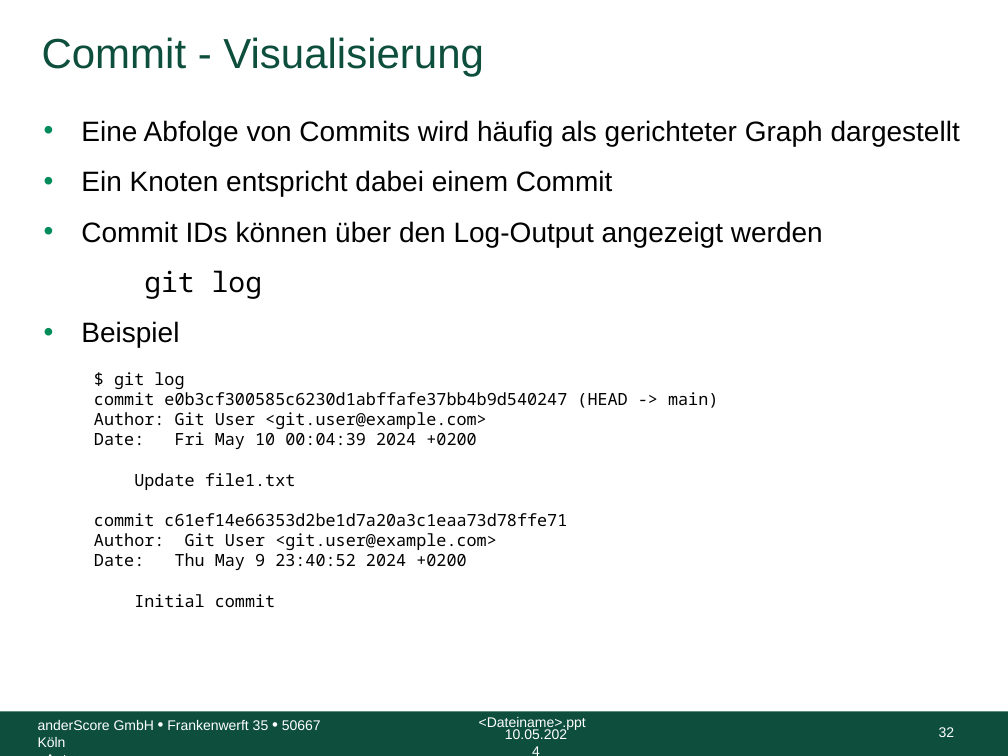
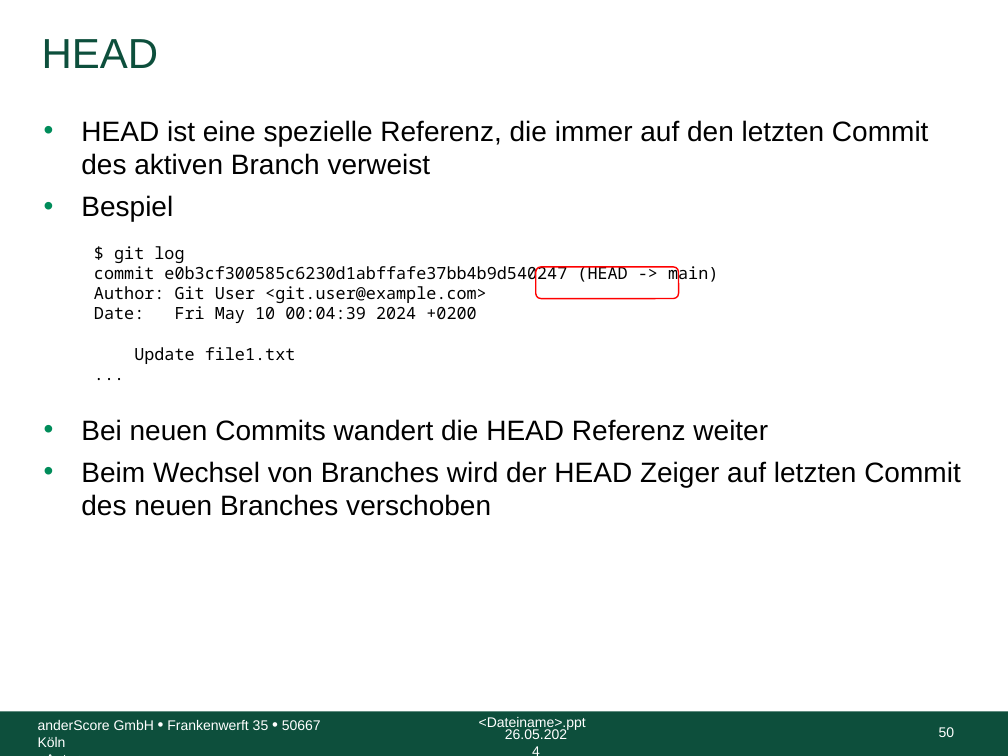
Before and after one commit to anderscore-gmbh/gitlab, a slide deck: slide 50 of slides/Tag-1_2-Git.pptx (slide 32 before the commit). Drawn at 1008x756 pixels with LibreOffice and Linux fonts; fonts in the diff are those of the drawing; background and template pictures are left out. Boxes give left, top, right and bottom in pixels: in the first picture for what was removed or moved away, otherwise in the second. Text is boxed around its words. In the diff, an @@ line names an element or a change of style, - is before the commit and + after.

```diff
--- a/slides/Tag-1_2-Git.pptx
+++ b/slides/Tag-1_2-Git.pptx
@@ title at (x1=42, y1=39, x2=159, y2=68): text changed @@
-Commit - Visualisierung
+HEAD
@@ text at (x1=81, y1=120, x2=929, y2=222): text changed @@
-• Eine Abfolge von Commits wird häufig als gerichteter Graph dargestellt
-• Ein Knoten entspricht dabei einem Commit
-• Commit IDs können über den Log-Output angezeigt werden
-git log
-• Beispiel
+• HEAD ist eine spezielle Referenz, die immer auf den letzten Commit des aktiven Branch verweist
+• Bespiel
@@ rounded rectangle added at (x1=535, y1=267, x2=678, y2=298), outline #FF0000 1 pt @@
@@ text at (x1=81, y1=419, x2=961, y2=516): text changed; size 12 to 20 pt; font Noto Sans Mono to Arial @@
-  commit c61ef14e66353d2be1d7a20a3c1eaa73d78ffe71
-  Author: Git User <git.user@example.com>
-  Date: Thu May 9 23:40:52 2024 +0200
-  Initial commit
+  ...
+• Bei neuen Commits wandert die HEAD Referenz weiter
+• Beim Wechsel von Branches wird der HEAD Zeiger auf letzten Commit des neuen Branches verschoben
@@ text at (x1=505, y1=729, x2=567, y2=739): text changed @@
-10.05.2024
+26.05.2024
@@ page number at (x1=939, y1=727, x2=955, y2=737): text changed @@
-32
+50
```
Also in this commit, not shown: 29 other slides changed, 30 slides added, 7 slides removed, 2 other files.
